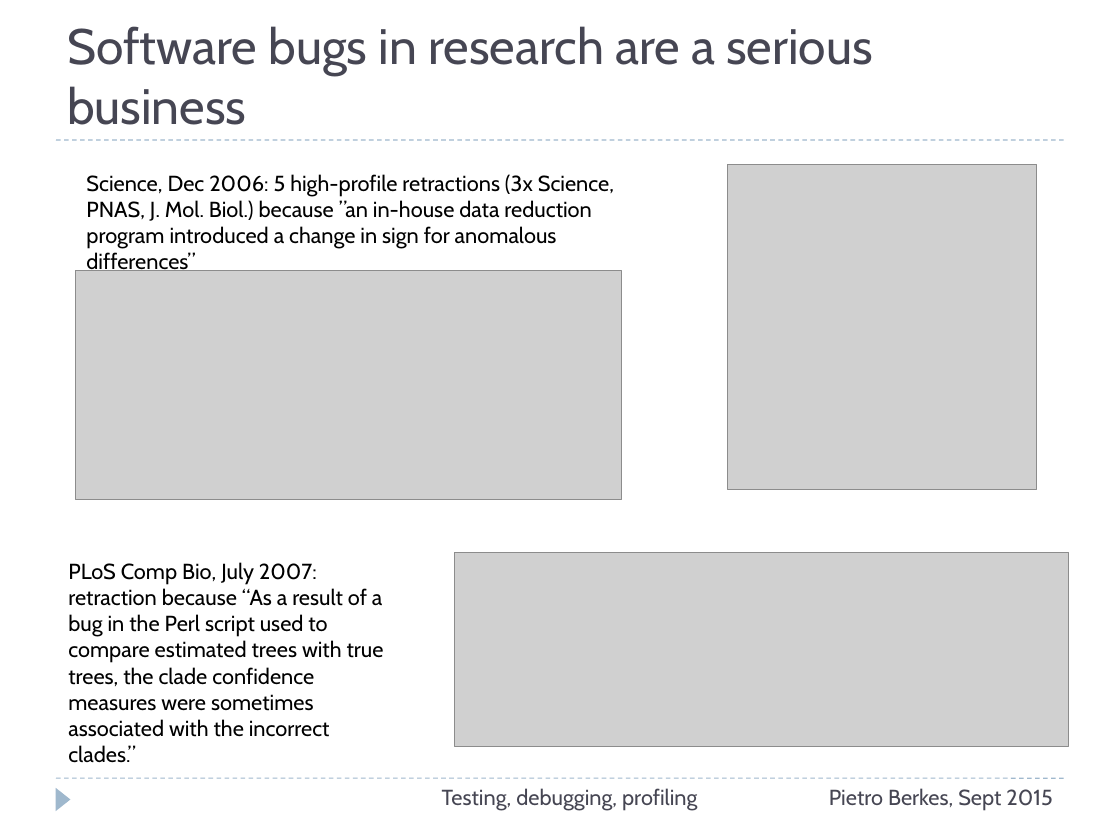
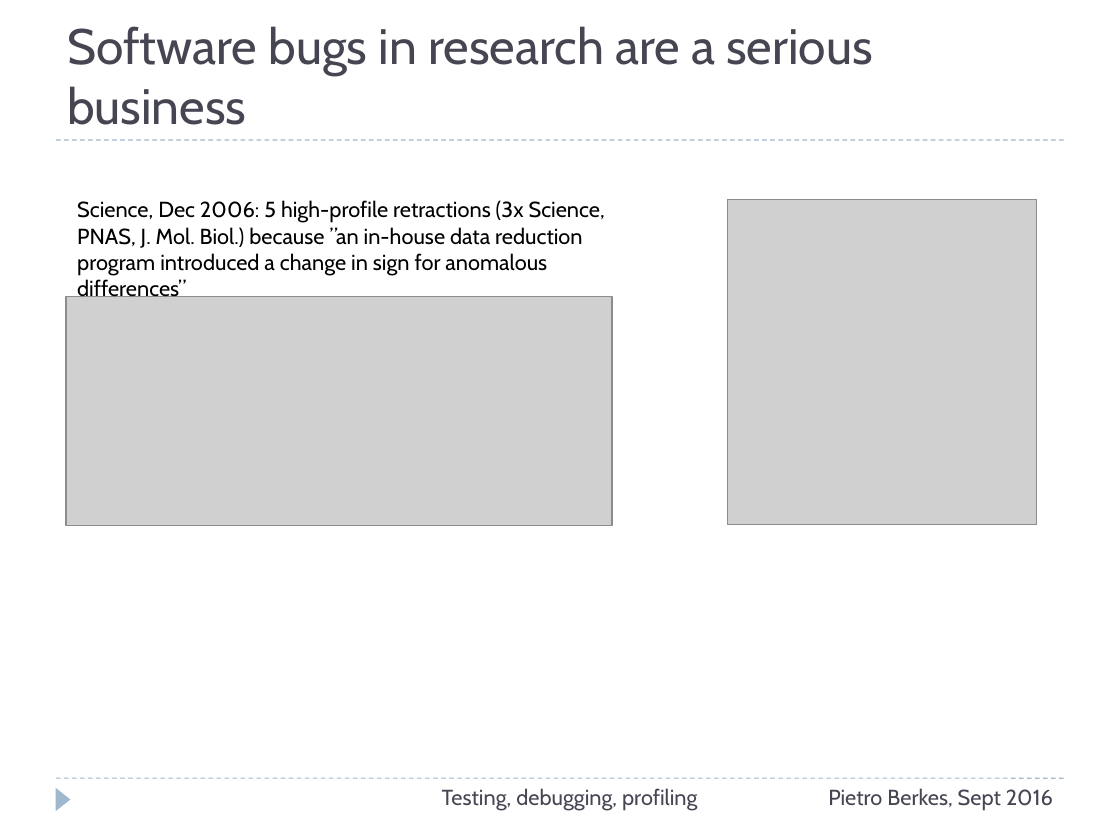
Before and after one commit to ASPP/testing_debugging_profiling, a slide deck: slide 14 of testing-debugging-profiling.pptx (slide 10 before the commit). Drawn at 1120x840 pixels with LibreOffice and Linux fonts; fonts in the diff are those of the drawing; grey boxes stand for pictures. Boxes give left, top, right and bottom in pixels: in the first picture for what was removed or moved away, otherwise in the second. Text is boxed around its words. In the diff, an @@ line names an element or a change of style, - is before the commit and + after.

```diff
--- a/testing-debugging-profiling.pptx
+++ b/testing-debugging-profiling.pptx
@@ text "Science, Dec 2006: 5 high-profile ...": place and size @@
-text "Science, Dec 2006: 5 high-profile ..." at (86,174,614,249)
+text "Science, Dec 2006: 5 high-profile ..." at (77,200,605,275)
@@ picture: place and size @@
-picture at (728,165,1037,491)
+picture at (728,199,1037,525)
@@ picture: place and size @@
-picture at (75,270,620,500)
+picture at (66,297,612,526)
@@ text removed at (68,562,384,763) @@
-PLoS Comp Bio, July 2007: retraction because “As a result of a bug in the Perl script used to compare estimated trees with true trees, the clade confidence measures were sometimes associated with the incorrect clades.”
@@ picture removed at (455,552,1070,746) @@
@@ text at (828,788,1053,811): text changed @@
-Pietro Berkes, Sept 2015
+Pietro Berkes, Sept 2016
```
Also in this commit, not shown: 75 other slides changed, 4 slides added, 2 slides removed, 1 other file.
